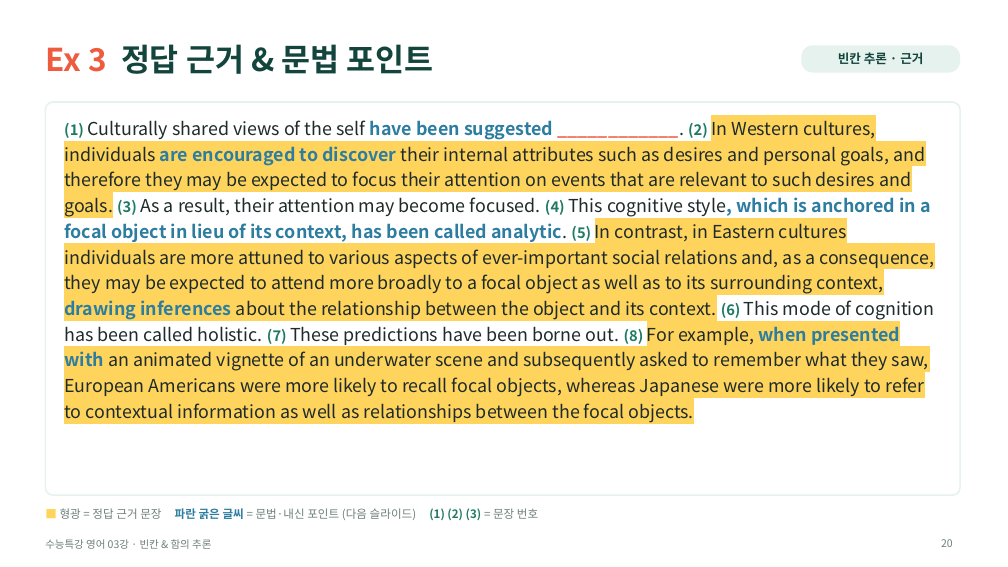
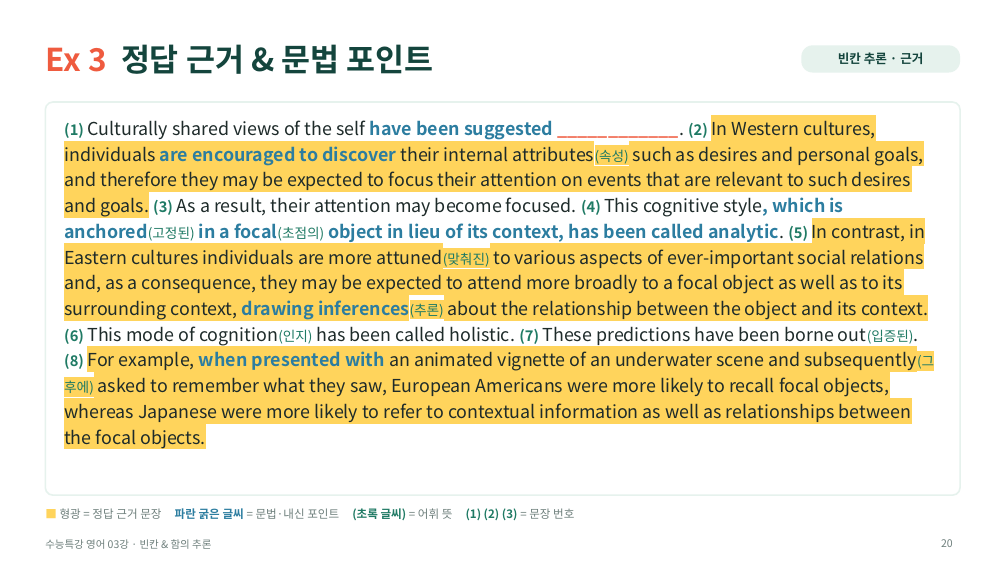
Before and after one commit to HUFSDavid/HUFSDavid, a slide deck: slide 20 of 수능특강_영어_03강_수업PPT.pptx. Drawn at 1008x567 pixels with LibreOffice and Linux fonts; fonts in the diff are those of the drawing. Boxes give left, top, right and bottom in pixels: in the first picture for what was removed or moved away, otherwise in the second. Text is boxed around its words. In the diff, an @@ line names an element or a change of style, - is before the commit and + after.

```diff
--- a/수능특강_영어_03강_수업PPT.pptx
+++ b/수능특강_영어_03강_수업PPT.pptx
@@ text at (64, 120, 934, 449): text changed @@
-(1) Culturally shared views of the self have been suggested ____________. (2) In Western cultures, individuals are encouraged to discover their internal attributes such as desires and personal goals, and therefore they may be expected to focus their attention on events that are relevant to such desires and goals. (3) As a result, their attention may become focused. (4) This cognitive style, which is anchored in a focal object in lieu of its context, has been called analytic. (5) In contrast, in Eastern cultures individuals are more attuned to various aspects of ever-important social relations and, as a consequence, they may be expected to attend more broadly to a focal object as well as to its surrounding context, drawing inferences about the relationship between the object and its context. (6) This mode of cognition has been called holistic. (7) These predictions have been borne out. (8) For example, when presented with an animated vignette of an underwater scene and subsequently asked to remember what they saw, European Americans were more likely to recall focal objects, whereas Japanese were more likely to refer to contextual information as well as relationships between the focal objects.
+(1) Culturally shared views of the self have been suggested ____________. (2) In Western cultures, individuals are encouraged to discover their internal attributes(속성) such as desires and personal goals, and therefore they may be expected to focus their attention on events that are relevant to such desires and goals. (3) As a result, their attention may become focused. (4) This cognitive style, which is anchored(고정된) in a focal(초점의) object in lieu of its context, has been called analytic. (5) In contrast, in Eastern cultures individuals are more attuned(맞춰진) to various aspects of ever-important social relations and, as a consequence, they may be expected to attend more broadly to a focal object as well as to its surrounding context, drawing inferences(추론) about the relationship between the object and its context. (6) This mode of cognition(인지) has been called holistic. (7) These predictions have been borne out(입증된). (8) For example, when presented with an animated vignette of an underwater scene and subsequently(그 후에) asked to remember what they saw, European Americans were more likely to recall focal objects, whereas Japanese were more likely to refer to contextual information as well as relationships between the focal objects.
@@ text at (60, 508, 574, 520): text changed @@
-■ 형광 = 정답 근거 문장 파란 굵은 글씨 = 문법·내신 포인트 (다음 슬라이드) (1) (2) (3) = 문장 번호
+■ 형광 = 정답 근거 문장 파란 굵은 글씨 = 문법·내신 포인트 (초록 글씨) = 어휘 뜻 (1) (2) (3) = 문장 번호
```
Also in this commit, not shown: 11 other slides changed.
